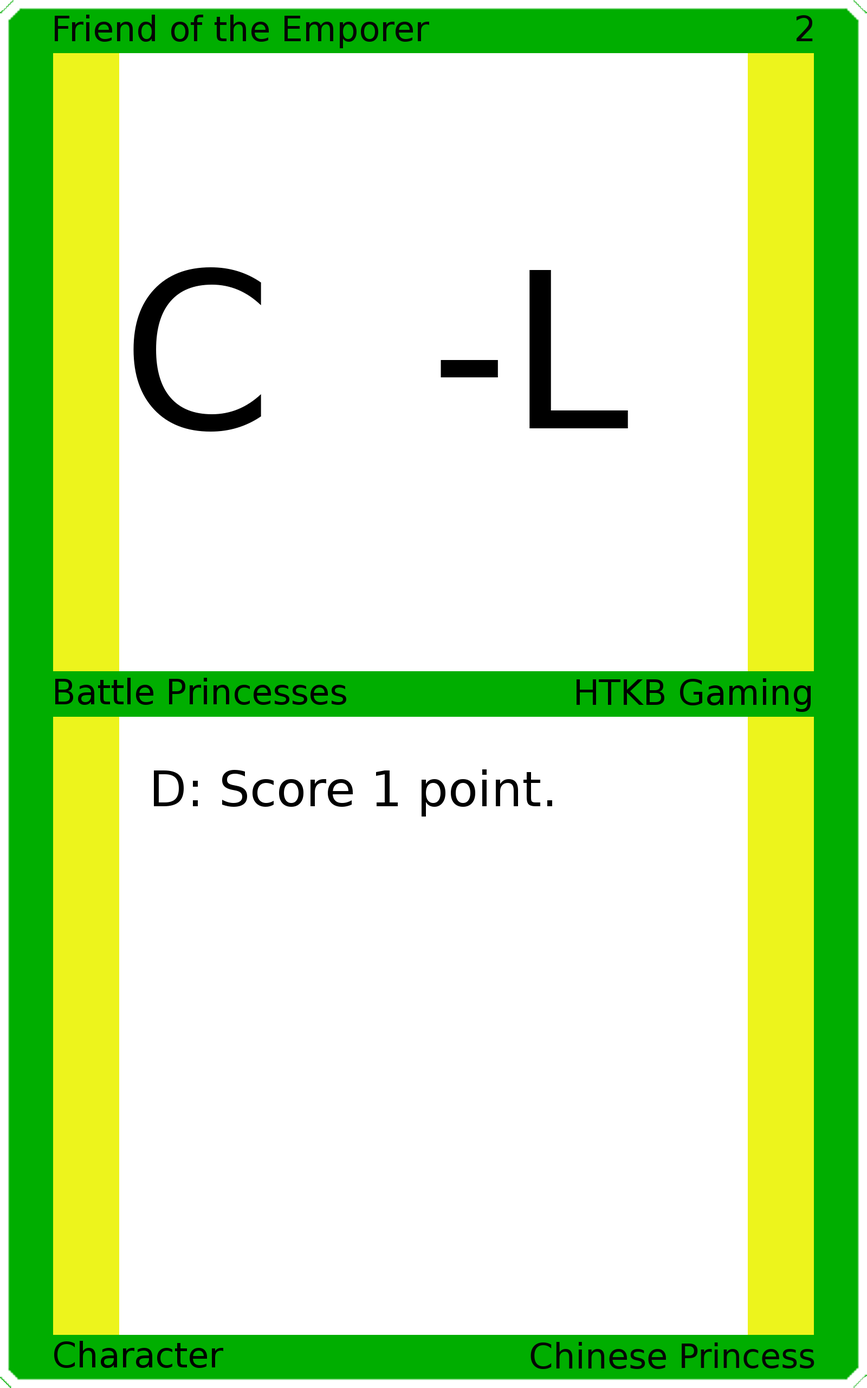
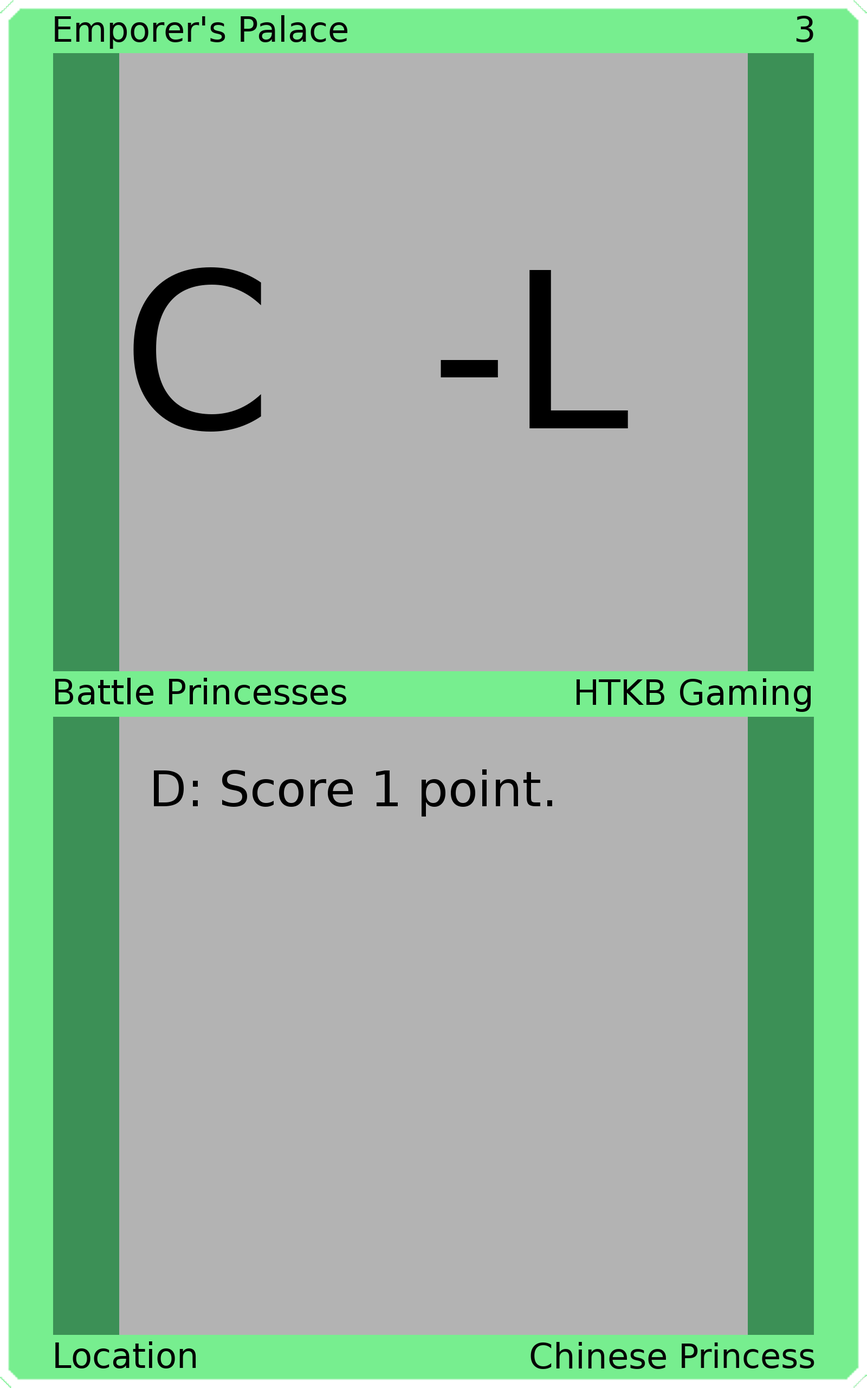
The second 867×1388 image is a revision of the first. Changes to its layers:
painted on "Upper Left" over (54, 14, 430, 49)
painted on "Upper Right" over (796, 15, 814, 43)
painted on "Bottom Left" over (54, 1340, 224, 1369)
painted on "Border" over (0, 0, 867, 1388)
painted on "Top Background" over (119, 52, 748, 673)
painted on "Bottom Background" over (119, 715, 748, 1336)
painted on "Background" over (35, 35, 832, 1352)
